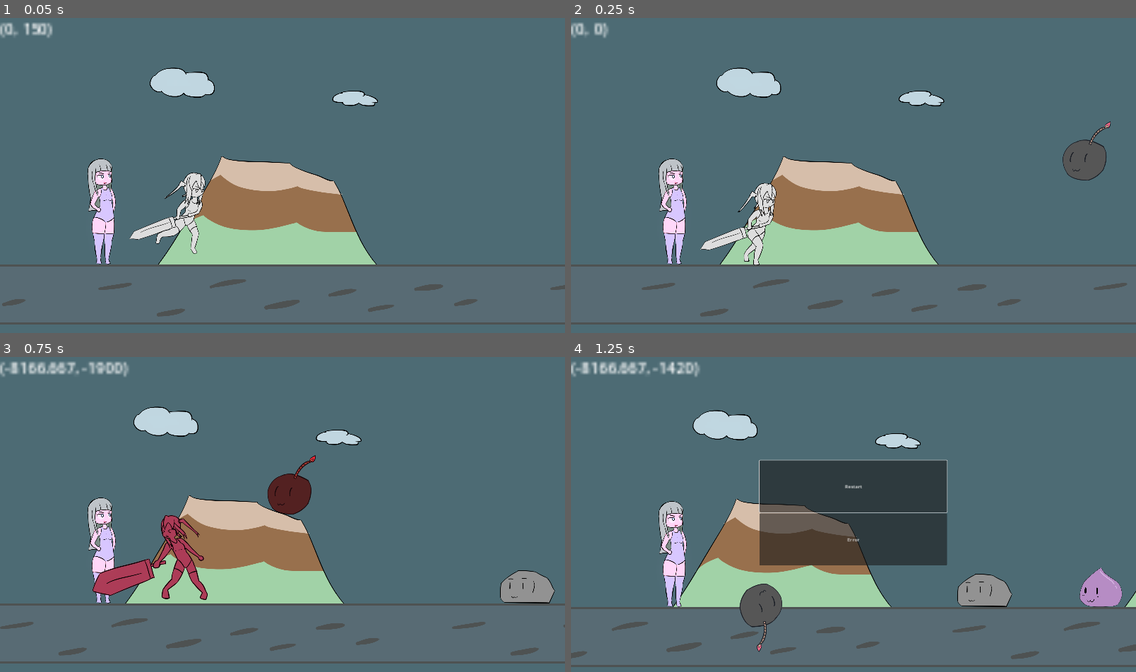
Above: before the commit, frames 1-4 (two rows, left to right).
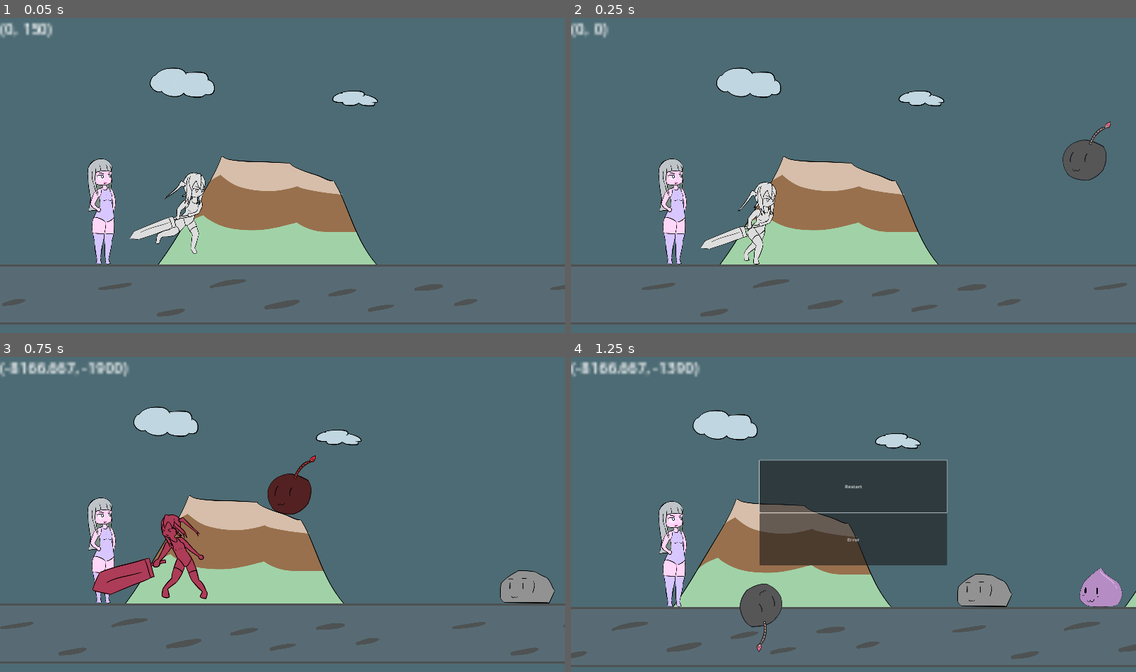
Above: after the commit, the same moments.

Repository: BeatMil/Animurun
Game: Godot game, scene res://Scenes/Forest.tscn
The game is run twice, just before and just after one commit, with the same random seed, the same clock (stepped at 60 frames per second) and the same inputs.
Inputs:
- Up to frame 1 (0.05 s): no input
- Up to frame 2 (0.25 s): no input
- Up to frame 3 (0.75 s): hold D (move_right) from 0.53 s (still down); hold J (attack) from 0.53 s (still down)
- Up to frame 4 (1.25 s): keep holding D (move_right); keep holding J (attack); tap Space (jump) at 0.77 s

Frame 1 is identical in both runs. In frame 2, 0.5% of the frame differs, in the area x 22-37%, y 52-79%; in frame 3, 0.7%, in the area x 16-37%, y 49-78%; in frame 4, less than 0.1%.

Commit message:
Decrease chiichan's hurtbox

Diff:
--- a/Scenes/Forest.tscn
+++ b/Scenes/Forest.tscn
@@ -42,7 +42,7 @@
 size = Vector2(4108, 287)
 
 [sub_resource type="RectangleShape2D" id="RectangleShape2D_xqcb5"]
-size = Vector2(199, 349)
+size = Vector2(143, 357)
 
 [sub_resource type="Animation" id="Animation_450t4"]
 length = 0.001
@@ -68,7 +68,7 @@
 "times": PackedFloat32Array(0),
 "transitions": PackedFloat32Array(1),
 "update": 1,
-"values": [ExtResource("6_lhnwd")]
+"values": [ExtResource("17_0460j")]
 }
 tracks/2/type = "value"
 tracks/2/imported = false
@@ -1253,7 +1253,7 @@
 [node name="ChiichanPos" type="Node2D" parent="Chiichan"]
 
 [node name="ChiichanRun" type="Sprite2D" parent="Chiichan/ChiichanPos"]
-texture = ExtResource("6_lhnwd")
+texture = ExtResource("17_0460j")
 offset = Vector2(0, 12)
 
 [node name="CollisionShape2D" type="CollisionShape2D" parent="Chiichan"]
@@ -1275,7 +1275,7 @@
 }
 
 [node name="Attack01HitboxPos" type="Marker2D" parent="Chiichan"]
-position = Vector2(454, -144)
+position = Vector2(361, -147)
 
 [node name="WorldEnvironment" type="WorldEnvironment" parent="."]
 environment = SubResource("Environment_3nkag")
